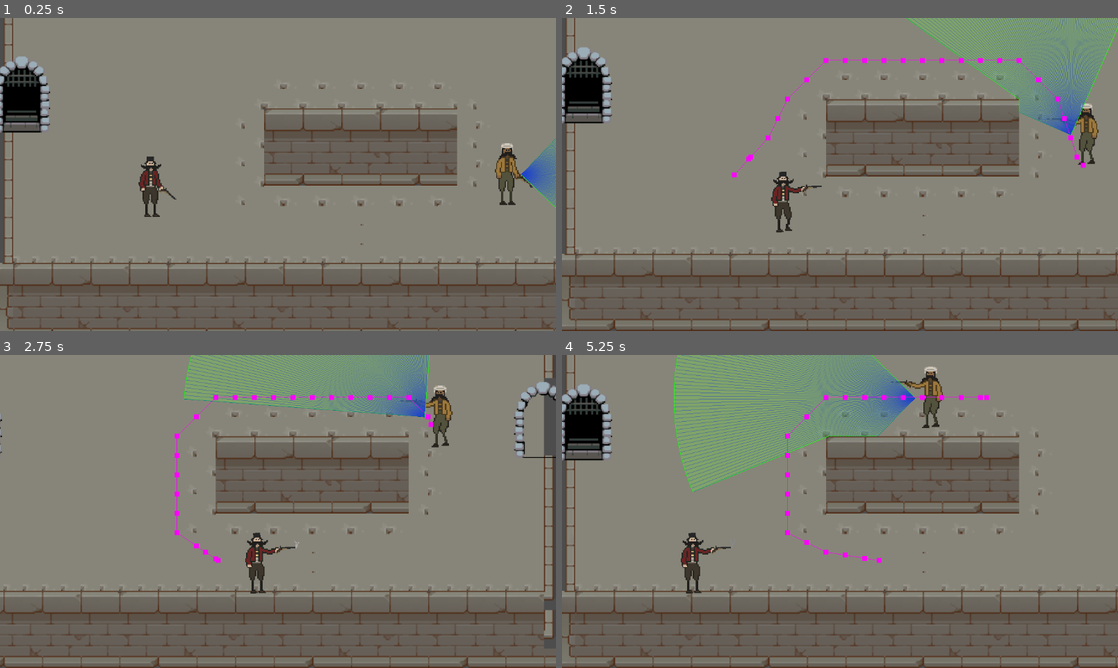
Above: before the commit, frames 1-4 (two rows, left to right).
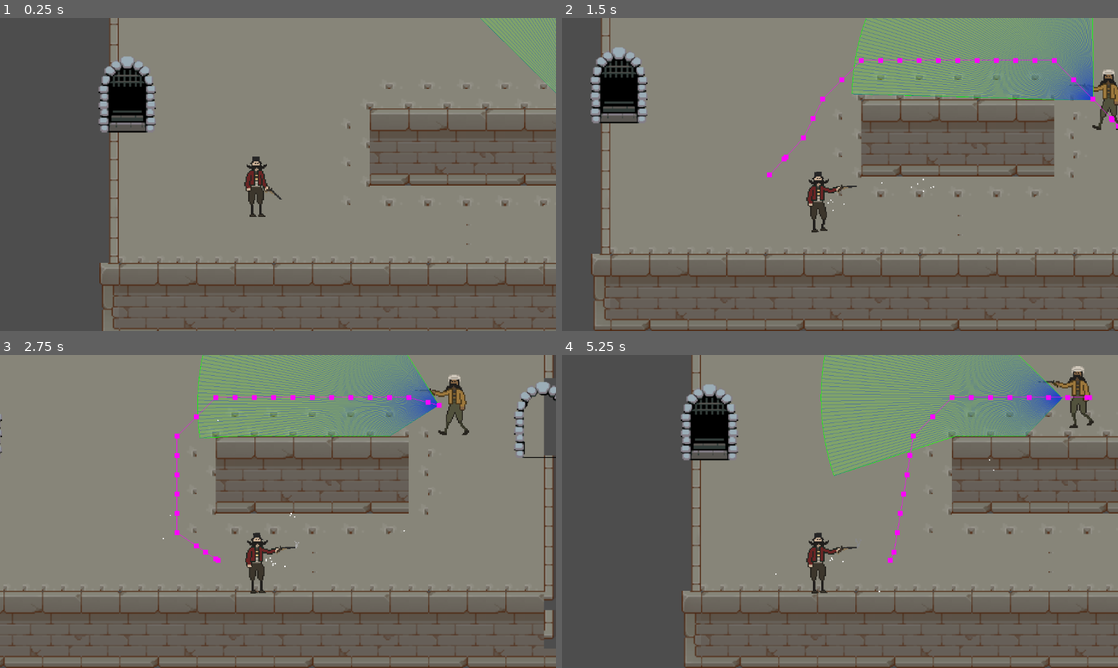
Above: after the commit, the same moments.

Repository: Vikara-Industries/HajdukUprising
Game: Godot game, scene res://scenes/test_level.tscn
The game is run twice, just before and just after one commit, with the same random seed, the same clock (stepped at 60 frames per second) and the same inputs.
Inputs (mouse positions are in pixels of both pictures, inside the frame that each line leads up to):
- Up to frame 1 (0.25 s): no input
- Up to frame 2 (1.5 s): move the mouse to (962, 158) at 0.52 s; hold D (Right) 0.53-1.28 s; tap Space (Shoot) at 0.6 s; move the mouse to (728, 190) at 1.27 s; hold S (Down) from 1.28 s (still down); right-click (728, 190) at 1.35 s
- Up to frame 3 (2.75 s): tap Space (Shoot) at 1.55, 2.3 s; move the mouse to (333, 442) at 2.02 s; release S (Down) at 2.03 s; hold D (Right) from 2.03 s (still down); tap E (Interact) at 2.1 s
- Up to frame 4 (5.25 s): move the mouse to (812, 574) at 2.77 s; release D (Right) at 2.78 s; hold W (Up) 2.78-3.53 s; tap Space (Shoot) at 2.85, 3.6, 4.55 s; move the mouse to (1006, 558) at 3.52 s; hold A (Left) 3.53-5.03 s; move the mouse to (673, 464) at 4.27 s; right-click (673, 464) at 4.35 s; move the mouse to (867, 511) at 5.02 s; hold S (Down) from 5.03 s (still down); tap E (Interact) at 5.1 s

The runs differ from the first frame. In frame 1, 32% of the frame differs, in the area x 0-100%, y 0-100%; in frame 2, 22%; in frame 3, 6.1%; in frame 4, 49%.

Commit message:
fixed gun

Diff:
--- a/scenes/AI.gd
+++ b/scenes/AI.gd
@@ -4,11 +4,6 @@
 @onready var AimTimer := $AimTimer as Timer
 var patrolPath :PatrolPath
 
-func _ready():
-	call_deferred("setPatrolPath")
-
-func setPatrolPath():
-	patrolPath = get_parent().defaultPatrolPath
 
 var seesPlayer = false
 var doneAiming = false
@@ -16,6 +11,13 @@
 
 var targetDesination
 
+
+func _ready():
+	call_deferred("setPatrolPath")
+
+func setPatrolPath():
+	patrolPath = get_parent().defaultPatrolPath
+	setTarget(patrolPath.getNextPatrolPoint())
 
 func chooseAction():
 	if seesPlayer:
@@ -29,6 +31,7 @@
 		return "moveOnPath"
 	else:
 		return "idle"
+
 
 
 
--- a/scenes/Enemy.tscn
+++ b/scenes/Enemy.tscn
@@ -116,7 +116,7 @@
 }]
 
 [sub_resource type="RectangleShape2D" id="RectangleShape2D_qduvg"]
-size = Vector2(25.75, 24)
+size = Vector2(37.875, 53)
 
 [node name="Enemy" type="CharacterBody2D" groups=["Enemy"]]
 collision_layer = 3
@@ -137,7 +137,7 @@
 targetGroup = "\"Player\""
 
 [node name="CollisionShape2D" type="CollisionShape2D" parent="."]
-position = Vector2(0, -1)
+position = Vector2(-6.0625, -0.5)
 shape = SubResource("RectangleShape2D_qduvg")
 
 [node name="DeathTimer" type="Timer" parent="."]
--- a/scenes/Gun.gd
+++ b/scenes/Gun.gd
@@ -1,19 +1,44 @@
 extends Node2D
 signal TimerDone
+var hit
 @onready var ray := $fireLine as RayCast2D
+@onready var endSpark := $particle2 as CPUParticles2D
+@onready var startSpark := $particle1 as CPUParticles2D
+@onready var timer := $Timer as Timer
 @export var targetGroup :String
 
+
 func fire(target :Vector2):
+
+	ray.enabled = true
 	ray.position = position
 	ray.target_position = to_local(target)
 
-	var hit = ray.get_collider()
+	ray.force_raycast_update()
+	hit = ray.get_collider()
+
+
+	setParticles()
 
 	if(hit != null):
 		if(hit.has_method("die")):
 			hit.die()
 
+func _on_timer_timeout():
+	disableSparks()
+	ray.enabled = false
 
+func setParticles():
+	timer.start()
+	enableSparks()
+	if hit:
+		endSpark.global_position = ray.get_collision_point()
+	else:
+		endSpark.position = ray.target_position
 
-func _on_timer_timeout():
-	TimerDone.emit()
+func enableSparks():
+	startSpark.emitting = true
+	endSpark.emitting = true
+func disableSparks():
+	startSpark.emitting = false
+	endSpark.emitting = false
--- a/scenes/gun.tscn
+++ b/scenes/gun.tscn
@@ -8,9 +8,29 @@
 
 [node name="fireLine" type="RayCast2D" parent="."]
 target_position = Vector2(24, 0)
+collision_mask = 3
 
 [node name="Timer" type="Timer" parent="."]
 wait_time = 0.7
 one_shot = true
 
+[node name="particle1" type="CPUParticles2D" parent="."]
+emitting = false
+orbit_velocity_min = -123.08
+orbit_velocity_max = 215.38
+tangential_accel_min = -18.46
+tangential_accel_max = 18.46
+angle_min = -233.1
+angle_max = 188.3
+
+[node name="particle2" type="CPUParticles2D" parent="."]
+position = Vector2(24, 0)
+emitting = false
+orbit_velocity_min = -123.08
+orbit_velocity_max = 215.38
+tangential_accel_min = -18.46
+tangential_accel_max = 18.46
+angle_min = -233.1
+angle_max = 188.3
+
 [connection signal="timeout" from="Timer" to="." method="_on_timer_timeout"]
--- a/scenes/player.tscn
+++ b/scenes/player.tscn
@@ -155,7 +155,7 @@
 }]
 
 [sub_resource type="RectangleShape2D" id="RectangleShape2D_h4a3r"]
-size = Vector2(23, 24)
+size = Vector2(20.5, 24)
 
 [node name="Player" type="CharacterBody2D" groups=["Player"]]
 collision_layer = 3
@@ -175,10 +175,11 @@
 autoplay = "walk"
 
 [node name="Gun" parent="sprite" instance=ExtResource("31_npy5m")]
+position = Vector2(-1, -4)
 targetGroup = "\"Enemy\""
 
 [node name="CollisionShape2D" type="CollisionShape2D" parent="."]
-position = Vector2(-0.5, 2)
+position = Vector2(-1.25, 2)
 shape = SubResource("RectangleShape2D_h4a3r")
 
 [node name="interactIndicator" type="Sprite2D" parent="."]
--- a/scenes/test_level.tscn
+++ b/scenes/test_level.tscn
@@ -10,19 +10,12 @@
 
 [sub_resource type="CameraAttributesPractical" id="CameraAttributesPractical_qqr7f"]
 
-[sub_resource type="Curve2D" id="Curve2D_hrbxt"]
+[sub_resource type="Curve2D" id="Curve2D_fwq1v"]
 bake_interval = 512.0
 _data = {
-"points": PackedVector2Array(0, 0, 0, 0, 662, -79, 0, 0, 0, 0, 952, -82)
+"points": PackedVector2Array(0, 0, 0, 0, 669, -129, 0, 0, 0, 0, 1195, -124)
 }
 point_count = 2
-
-[sub_resource type="Curve2D" id="Curve2D_qkmev"]
-bake_interval = 512.0
-_data = {
-"points": PackedVector2Array(0, 0, 0, 0, 1230, -203, 0, 0, 0, 0, 1333, -199, 0, 0, 0, 0, 1558, 165, 0, 0, 0, 0, 1561, -200)
-}
-point_count = 4
 
 [node name="TestLevel" type="Node2D"]
 
@@ -72,7 +65,7 @@
 position = Vector2(1000, -127)
 
 [node name="Left" type="Marker2D" parent="Room1"]
-position = Vector2(499, -124)
+position = Vector2(-132, -111)
 
 [node name="Top" type="Marker2D" parent="Room1"]
 position = Vector2(748, -281)
@@ -86,8 +79,7 @@
 defaultPath2D = NodePath("../Path2D")
 
 [node name="Path2D" type="Path2D" parent="Room1"]
-position = Vector2(-12, -85)
-curve = SubResource("Curve2D_hrbxt")
+curve = SubResource("Curve2D_fwq1v")
 
 [node name="Room2" type="Node" parent="."]
 
@@ -108,9 +100,6 @@
 [node name="Bottom" type="Marker2D" parent="Room2"]
 position = Vector2(1517, 271)
 
-[node name="Path2D" type="Path2D" parent="Room2"]
-curve = SubResource("Curve2D_qkmev")
-
 [node name="NavigationLink2D2" type="NavigationLink2D" parent="."]
-start_position = Vector2(1137, -145)
-end_position = Vector2(953, -127)
+start_position = Vector2(1118, -126)
+end_position = Vector2(977, -122)
Not shown: 1 places in scenes/test_level.tscn that only renumber resources
